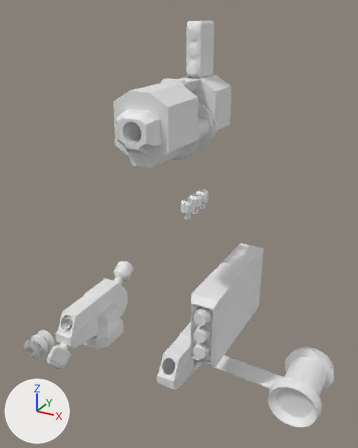
A saved change to the Blender file Assets/Models/NewMech/base-mech.blend.
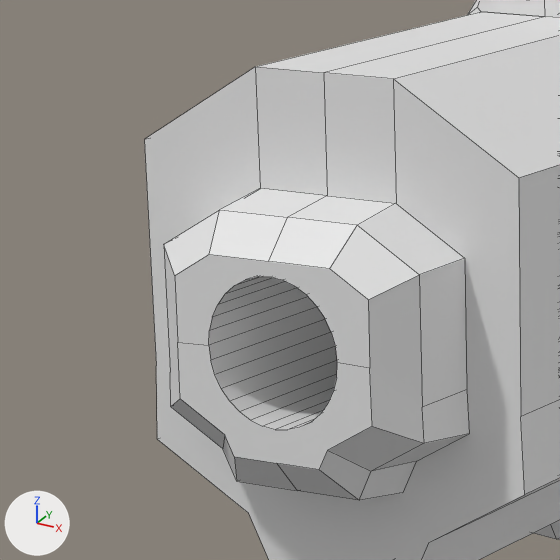
The first picture shows the older version from a 50 mm lens placed at (35.5, -47.4, 68.7), pointed at (11.6, -4.0, 47.0). The close-ups show both versions on the part from 26% to 49% of the width and 18% to 36% of the height of that picture; other places that the commit changed are outside them. The axes (+X, +Y, +Z) are drawn at lower left. The lights are the same throughout. The close-ups show mesh edges as thin lines. Materials are left out; every surface is plain grey.

In view in the first close-up: 'Grenade_Launcher_Base'.
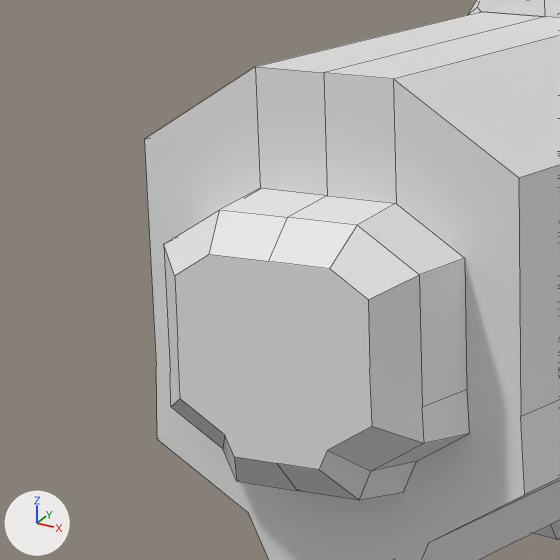
What changed in the scene script:
```text
Change me_cube_002:
    used by ob_grenade_launcher_base; parent = ob_left_shoulder_003; location = (9.399, 1.524, 50.59); scale = (2.41, 2.41, 2.41)
    remove me_cube_002.from_pydata(...)  # 270 vertices, 198 faces, 3 loose edges; spans x -0.91..1.13, y -4.48..1.67, z -1.58..0.96
    add me_cube_002.from_pydata(...)  # 206 vertices, 163 faces, 3 loose edges; spans x -0.91..1.13, y -4.48..1.67, z -1.58..0.96
    me_cube_002 part 1
    64 vertices are removed from x -0.23..0.46, y -4.48..-1.99, z -0.66..0.03
    36 faces are deleted
    1 new face joins them
```

Where the change shows, as pixel boxes (x1, y1, x2, y2) in the close-ups (560 x 560 px):
part 1 of me_cube_002, cut back
    both: (175, 254, 372, 470)
